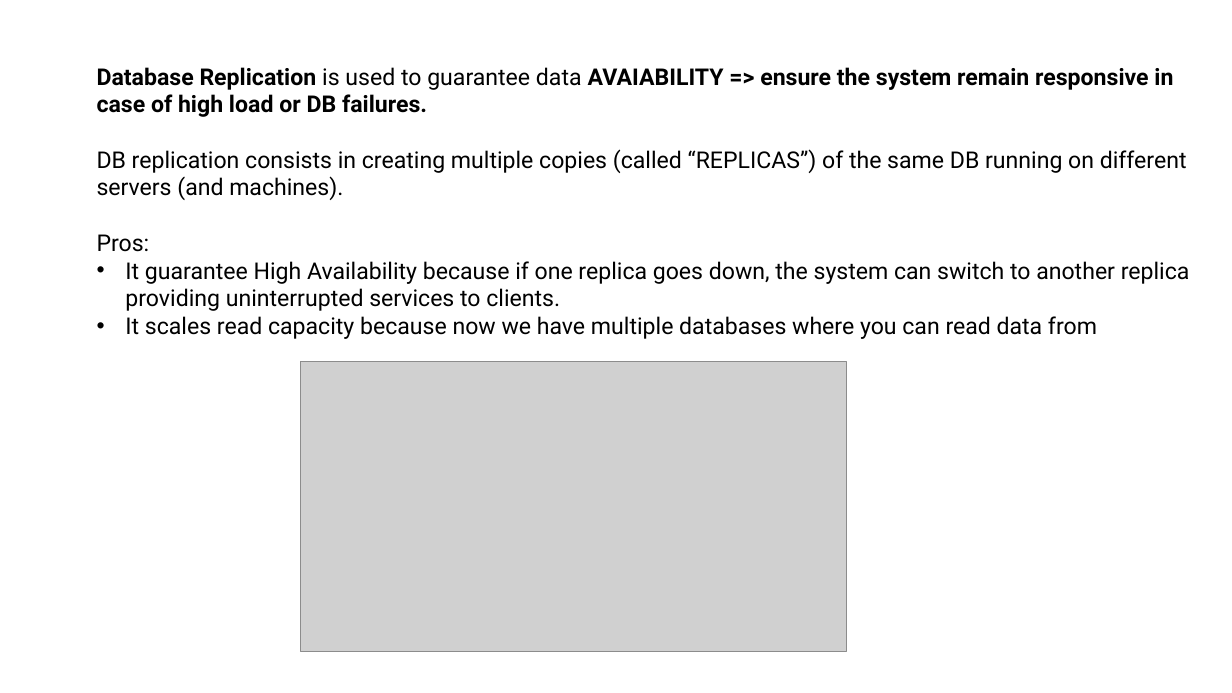
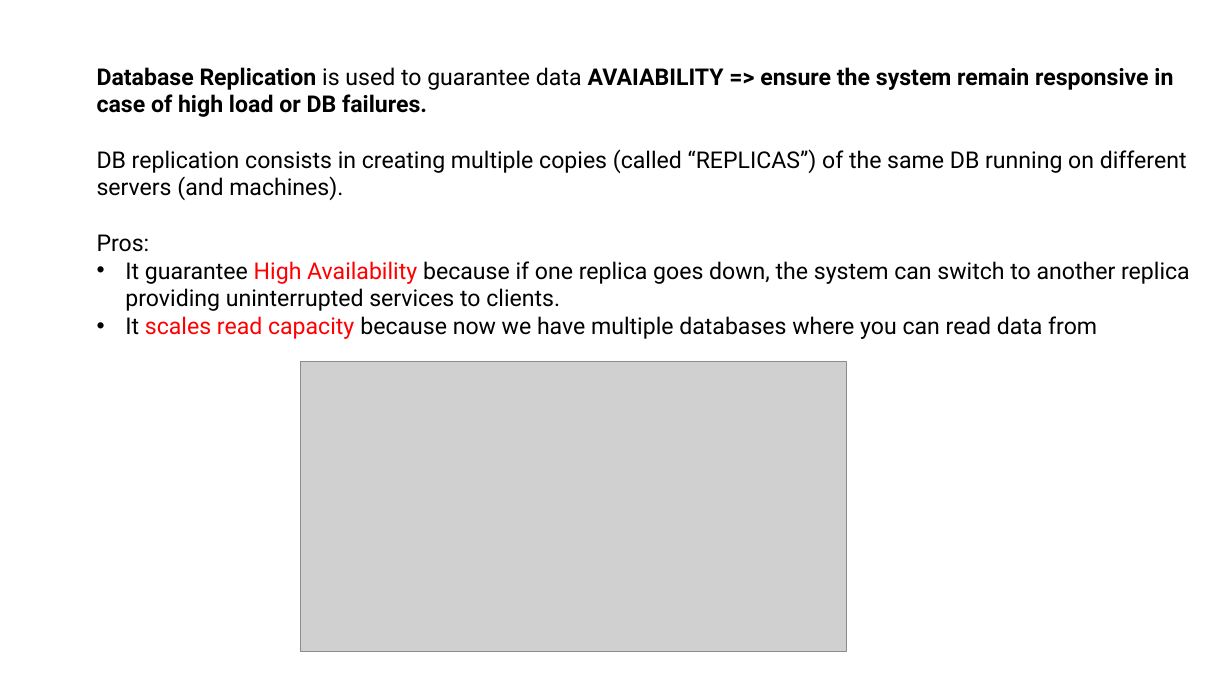
Before and after one commit to dventura3/system-design, a slide deck: slide 2 of docs/DB Replication.pptx. Drawn at 1232x693 pixels with LibreOffice and Linux fonts; fonts in the diff are those of the drawing; grey boxes stand for pictures. Boxes give left, top, right and bottom in pixels: in the first picture for what was removed or moved away, otherwise in the second. Text is boxed around its words. In the diff, an @@ line names an element or a change of style, - is before the commit and + after.

Commit message:
Updated replication

```diff
--- a/docs/DB Replication.pptx
+++ b/docs/DB Replication.pptx
@@ text at [125, 261, 1190, 339]: text colour #000000 to #FF0000 in "High Availability", "scales read capacity" @@
```
Also in this commit, not shown: 3 other slides changed, 8 slides added, 2 other files.
